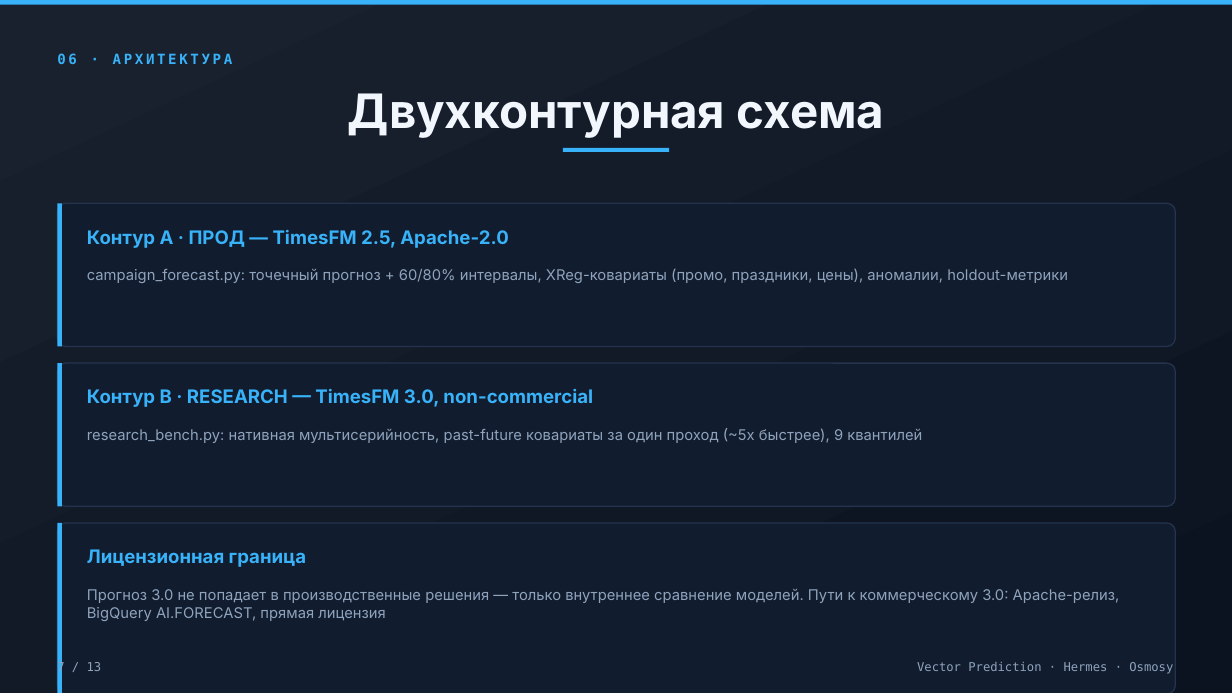
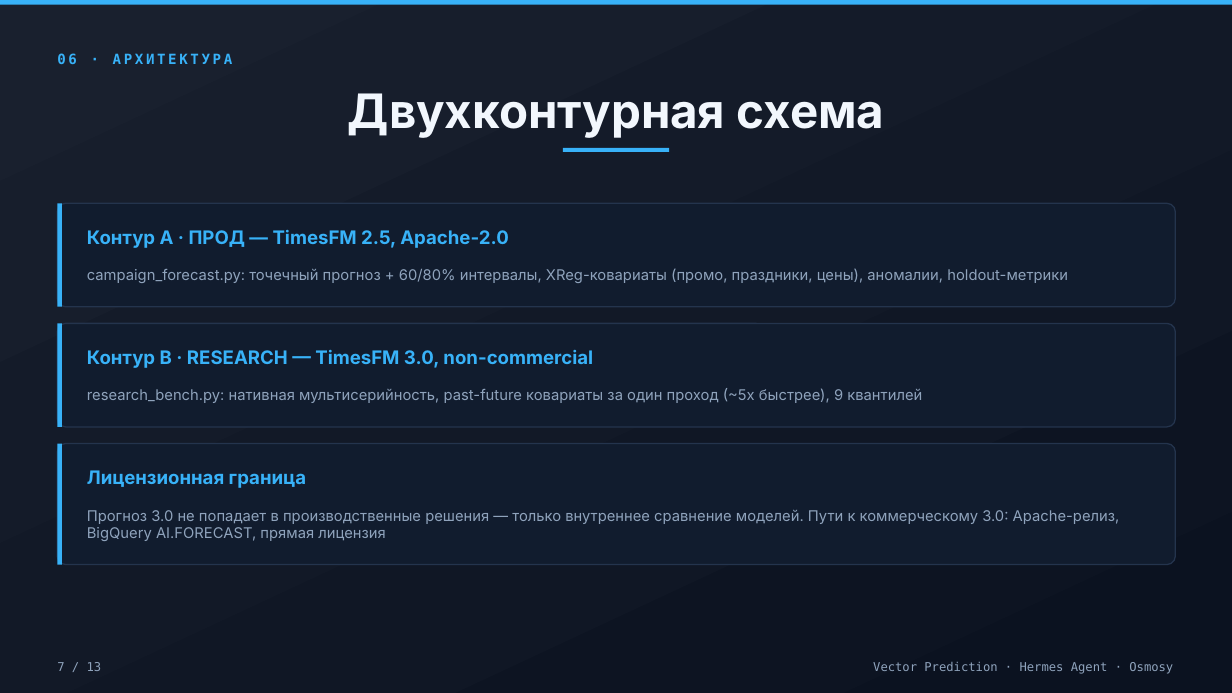
Before and after one commit to Osmosy/vector-prediction, a slide deck: slide 7 of docs/vector-prediction-obsidian-neon.pptx. Drawn at 1232x693 pixels with LibreOffice and Linux fonts; fonts in the diff are those of the drawing. Boxes give left, top, right and bottom in pixels: in the first picture for what was removed or moved away, otherwise in the second. Text is boxed around its words. In the diff, an @@ line names an element or a change of style, - is before the commit and + after.

```diff
--- a/docs/vector-prediction-obsidian-neon.pptx
+++ b/docs/vector-prediction-obsidian-neon.pptx
@@ rounded rectangle: place and size @@
-rounded rectangle at [57,203,1176,347]
+rounded rectangle at [57,203,1176,307]
@@ rectangle: place and size @@
-rectangle at [57,203,62,347]
+rectangle at [57,203,62,307]
@@ rounded rectangle: place and size @@
-rounded rectangle at [57,363,1176,506]
+rounded rectangle at [57,323,1176,427]
@@ rectangle: place and size @@
-rectangle at [57,363,62,506]
+rectangle at [57,323,62,427]
@@ text "Контур B · RESEARCH — ...": place and size @@
-text "Контур B · RESEARCH — ..." at [87,389,593,407]
+text "Контур B · RESEARCH — ..." at [87,350,593,368]
@@ text "research_bench.py: нативная мультисерийность, past-future ко ...": place and size @@
-text "research_bench.py: нативная мультисерийность, past-future ко ..." at [87,428,922,443]
+text "research_bench.py: нативная мультисерийность, past-future ко ..." at [87,388,922,403]
@@ proportions changed in 3 elements at [57,203,1176,307], [57,323,1176,427], [57,444,1176,565] @@
@@ rounded rectangle: place and size @@
-rounded rectangle at [57,523,1176,693]
+rounded rectangle at [57,444,1176,565]
@@ rectangle: place and size @@
-rectangle at [57,523,62,693]
+rectangle at [57,444,62,565]
@@ text "Лицензионная граница": place and size @@
-text "Лицензионная граница" at [87,549,306,567]
+text "Лицензионная граница" at [87,470,306,488]
@@ text "Прогноз 3.0 не попадает в ...": place and size @@
-text "Прогноз 3.0 не попадает в ..." at [87,589,1120,621]
+text "Прогноз 3.0 не попадает в ..." at [87,510,1120,541]
@@ text at [873,662,1173,674]: text changed @@
-Vector Prediction · Hermes · Osmosy
+Vector Prediction · Hermes Agent · Osmosy
```
Also in this commit, not shown: 10 other slides changed, 10 other files.
